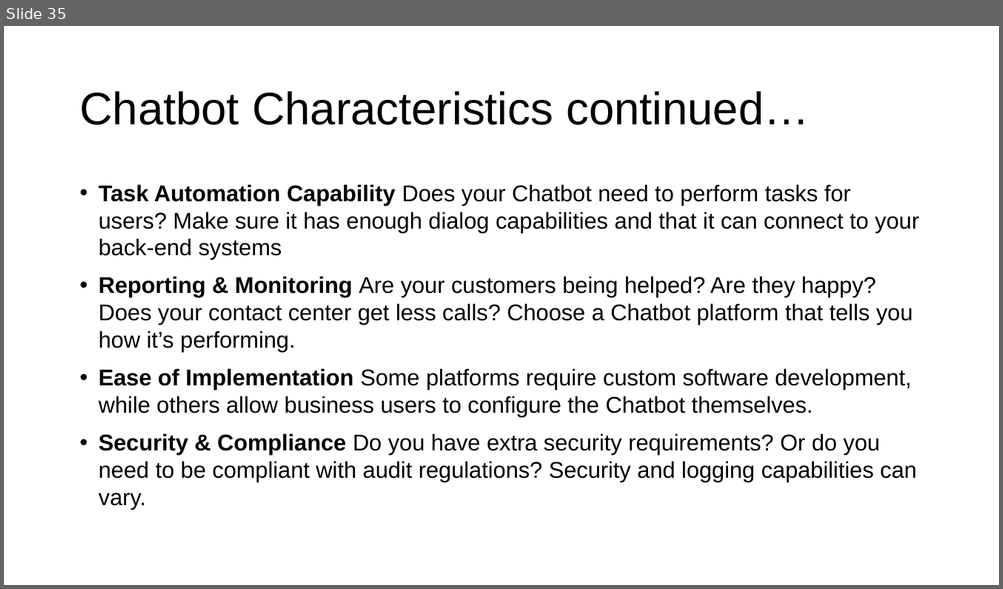
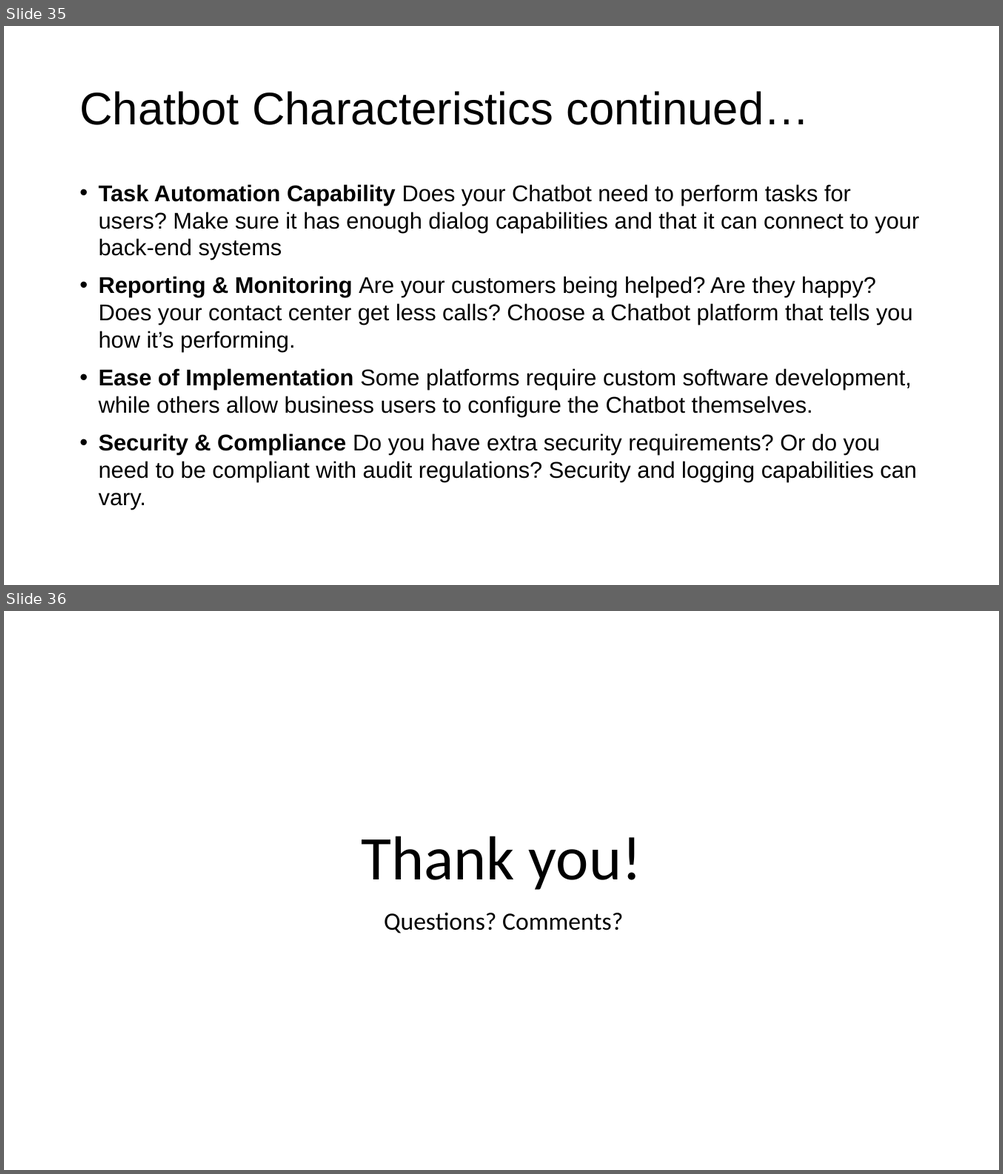
Before and after one commit to DSAISummerCamp/dscamp_public, a slide deck: NLP 2/nlp2.pptx. Shown one above the other, each under a label of ours: slide 35 before the commit, slides 35 and 36 after it. The pictures are 1003x589 and 1003x1174 pixels, drawn with LibreOffice and Linux fonts; fonts in the diff are those of the drawing. Boxes give left, top, right and bottom in pixels: in the first picture for what was removed or moved away, otherwise in the second. Text is boxed around its words. In the diff, an @@ line names an element or a change of style, - is before the commit and + after.

```diff
--- a/NLP 2/nlp2.pptx
+++ b/NLP 2/nlp2.pptx
@@ slide 36 added at (x1=4, y1=611, x2=999, y2=1170), background #FFFFFF @@
@@ title added at (x1=361, y1=836, x2=642, y2=890), 60 pt, text #000000 @@
+Thank you!
@@ subtitle added at (x1=384, y1=912, x2=623, y2=934), 24 pt, text #000000 @@
+Questions? Comments?
```
Also in this commit, not shown: 3 slides changed.
